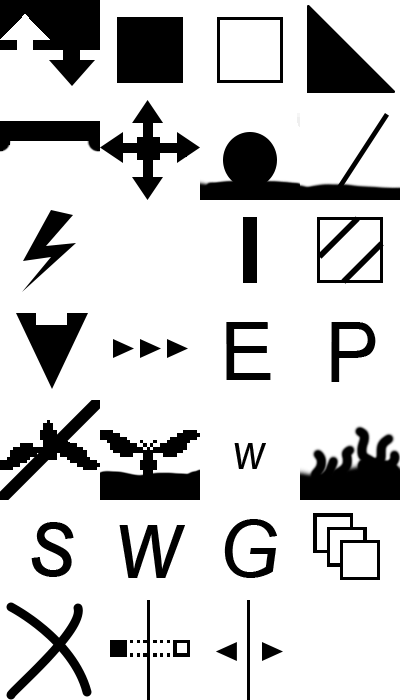
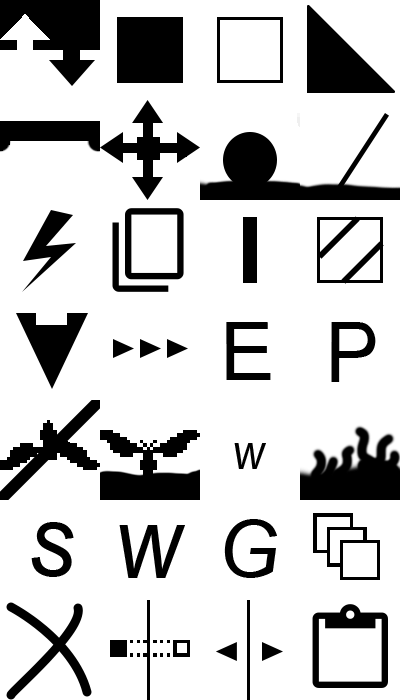
Revision of a layered 400x700 image; what changed, layer by layer:
added layer "content_paste_FILL0_wght400_GRAD0_opsz48" above "content_copy_FILL0_wght400_GRAD0_opsz48" over (x1=312, y1=604, x2=388, y2=688)
added layer "content_copy_FILL0_wght400_GRAD0_opsz48" above "Line 7" over (x1=112, y1=208, x2=184, y2=292)
